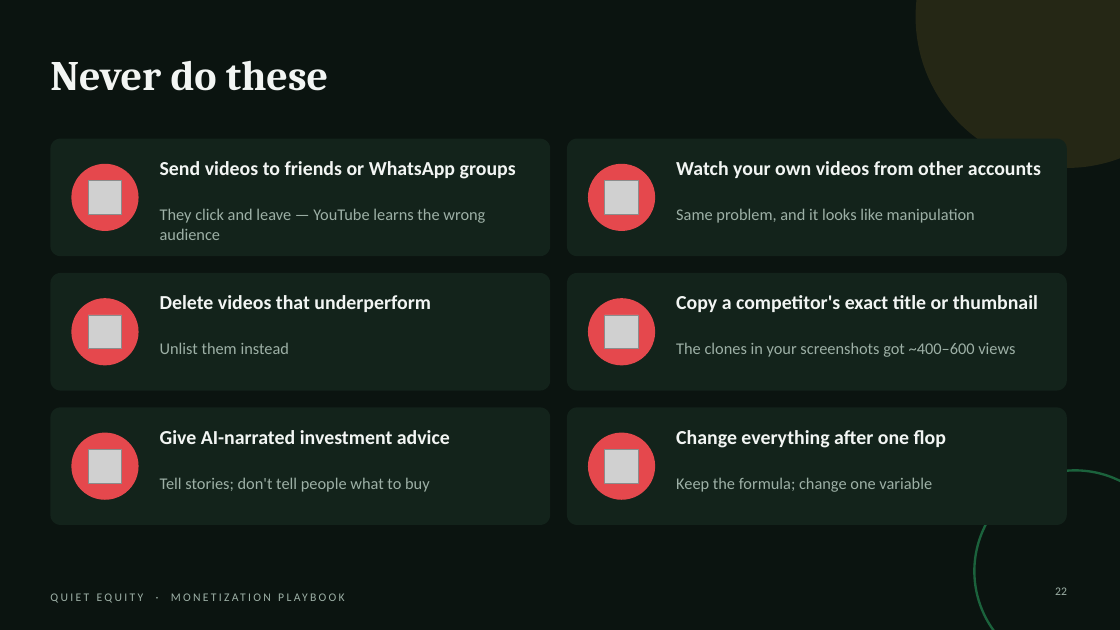
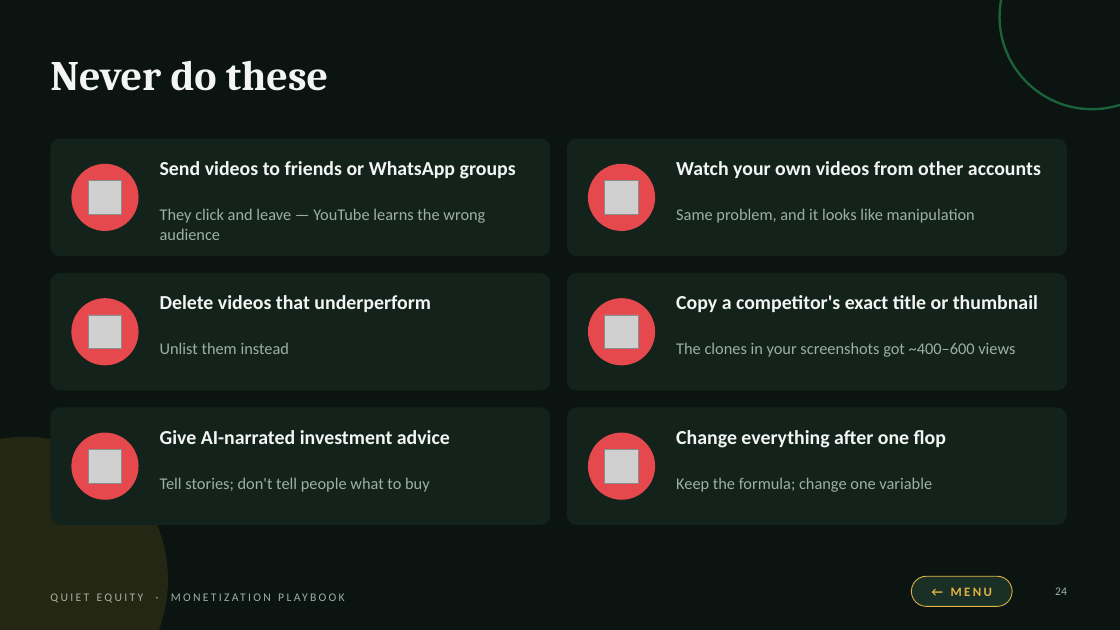
Before and after one commit to faithohams94-hash/faith-youtube-research, a slide deck: slide 24 of research/quiet-equity-playbook.pptx (slide 22 before the commit). Drawn at 1120x630 pixels with LibreOffice and Linux fonts; fonts in the diff are those of the drawing; grey boxes stand for pictures. Boxes give left, top, right and bottom in pixels: in the first picture for what was removed or moved away, otherwise in the second. Text is boxed around its words. In the diff, an @@ line names an element or a change of style, - is before the commit and + after.

```diff
--- a/research/quiet-equity-playbook.pptx
+++ b/research/quiet-equity-playbook.pptx
@@ ellipse: place and size @@
-ellipse at [916, 0, 1120, 168]
+ellipse at [1000, 0, 1120, 109]
@@ ellipse at [1000, 0, 1120, 109]: fill #E3B341 at 12% opacity to none; outline none to #2FBF71 2 pt @@
@@ ellipse added at [0, 437, 168, 630], fill #E3B341 at 12% opacity @@
@@ ellipse removed at [975, 471, 1120, 630] @@
@@ rounded rectangle added at [912, 576, 1012, 607], fill #1A3026, outline #E3B341 0.75 pt, 11 pt, text #E3B341, bold @@
+← MENU
@@ page number at [1055, 587, 1067, 595]: text changed @@
-22
+24
```
Also in this commit, not shown: 22 other slides changed, 2 slides added, 3 other files.
